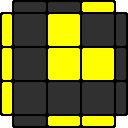
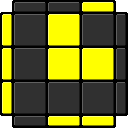
The second 128px x 128px image is a revision of the first. Changes to its layers:
painted on "color" over [2, 2, 126, 126]
